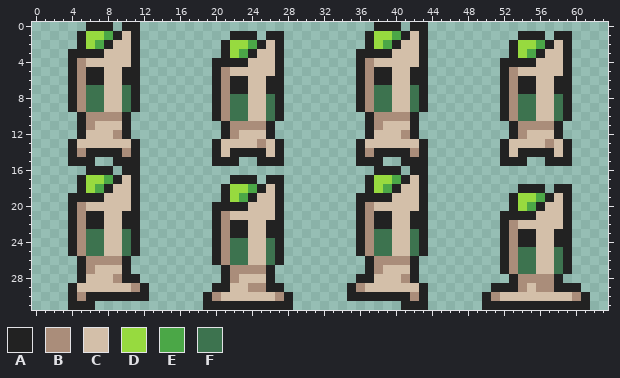
A pixel-art sprite gets an edit: res/sprites/enemies/zombie/zombie_sprite_sheet.png. The first picture shows the starting point.
The file is 128x64 pixels, drawn in blocks of 2x2; one block is one cell here.
Palette (. is transparent): A #222222  B #aa8d7a  C #d3bfa9  D #97da3f  E #4ba747  F #3d734f
Pixels before, first column x 4:
 0 ..AAA.AA..........................AAA.AA..................
 1 .ADDEACA..........AAA.AA.........ADDEACA..........AAA.AA..
 2 .ADEACCA.........ADDEACA.........ADEACCA.........ADDEACA..
 3 AAAACCCA.........ADEACCA........AAAACCCA.........ADEACCA..
 4 ABCCCCCA........AAAACCCA........ABCCCCCA........AAAACCCA..
 5 ABAACCAA........ABCCCCCA........ABAACCAA........ABCCCCCA..
 6 ABAACCAA........ABAACCAA........ABAACCAA........ABAACCAA..
 7 ABFFCCFA........ABAACCAA........ABFFCCFA........ABAACCAA..
 8 ABFFCCFA........ABFFCCFA........ABFFCCFA........ABFFCCFA..
 9 ABFFCCFA........ABFFCCFA........ABFFCCFA........ABFFCCFA..
10 .ABBBBA.........ABFFCCFA.........ABBBBA.........ABFFCCFA..
11 .ABCCCA..........ABBBBA..........ABCCCA..........ABBBBA...
12 .ACCCBA..........ABCCCA..........ACCCBA..........ABCCCA...
13 ACCCCCCA........ACCCCBCA........ACCCCCCA........ACCCCBCA..
14 ABAAAABA........ACAAAACA........ABAAAABA........ACAAAACA..
15 AAA..AAA........AAA..AAA........AAA..AAA........AAA..AAA..
16 ..AAA.AA..........................AAA.AA..................
17 .ADDEACA..........AAA.AA.........ADDEACA..................
18 .ADEACCA.........ADDEACA.........ADEACCA..........AAA.AA..
19 AAAACCCA.........ADEACCA........AAAACCCA.........ADDEACA..
20 ABCCCCCA........AAAACCCA........ABCCCCCA.........ADEACCA..
21 ABAACCAA........ABCCCCCA........ABAACCAA........AAAACCCA..
22 ABAACCAA........ABAACCAA........ABAACCAA........ABCCCCCA..
23 ABFFCCFA........ABAACCAA........ABFFCCFA........ABAACCAA..
24 ABFFCCFA........ABFFCCFA........ABFFCCFA........ABAACCAA..
25 ABFFCCFA........ABFFCCFA........ABFFCCFA........ABFFCCFA..
26 .ABBBBA.........ABFFCCFA.........ABBBBA.........ABFFCCFA..
27 .ABCCCA..........ABBBBA..........ABCCCA.........ABFFCCFA..
28 .ACCCBAA.........ABCCCA.........AACCCBA..........ABBBBA...
29 ACCCCCCBA.......AACCBBAA.......ABCCCCCCA.......AAABCBBAAA.
30 ABAAAAAAA......ABCCCCCCBA......AAAAAAABA......ABCCCCCCCCBA
31 AAA............AAAAAAAAAA............AAA......AAAAAAAAAAAA
After the commit:
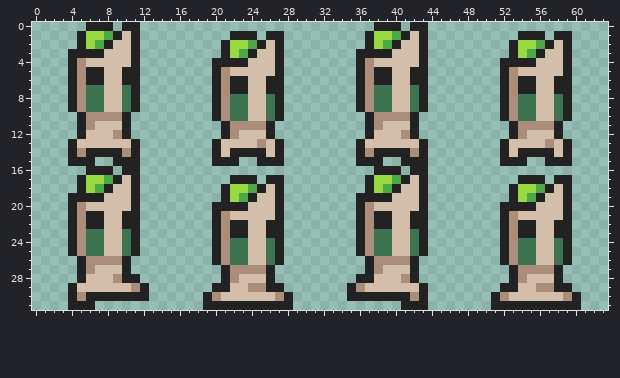
The commit says: Touch up Zombie animation + Adjust their code to update position after move animation end
Change:
The author put colour A in row 17 at x 54 to 56 and 58 to 59; in row 18 at x 53 and 57; in row 20 at x 52.
Colour B becomes colour A in row 27 at x 53; in row 30 at x 51 and 60.
Colour C becomes colour A in row 22 at x 54 to 55 and 58.
Colour D becomes colour A in row 20 at x 54.
Colour E becomes colour A in row 19 at x 56; in row 20 at x 55.
Colour F becomes colour A in row 27 at x 58.
Colour A becomes colour B in row 21 at x 53.
Colour C becomes colour B in row 27 at x 56 to 57; in row 30 at x 52 and 59.
Colour F becomes colour B in row 27 at x 54 to 55.
Colour A becomes colour C in row 18 at x 58; in row 19 at x 57; in row 20 at x 56; in row 21 at x 54 to 55.
Colour B becomes colour C in row 28 at x 55 to 57; in row 29 at x 54.
Colour A becomes colour D in row 18 at x 54 to 55.
Colour A becomes colour E in row 18 at x 56.
Colour D becomes colour E in row 19 at x 55.
Colour A becomes colour F in row 24 at x 54 to 55 and 58.
Colour A is gone in row 27 at x 52 and 59; in row 29 at x 51 and 60; in rows 30 to 31 at x 50 and 61.
Pixel boxes of the changes (left, top, right, bottom) in both pictures:
changed: (482, 175, 590, 310)
